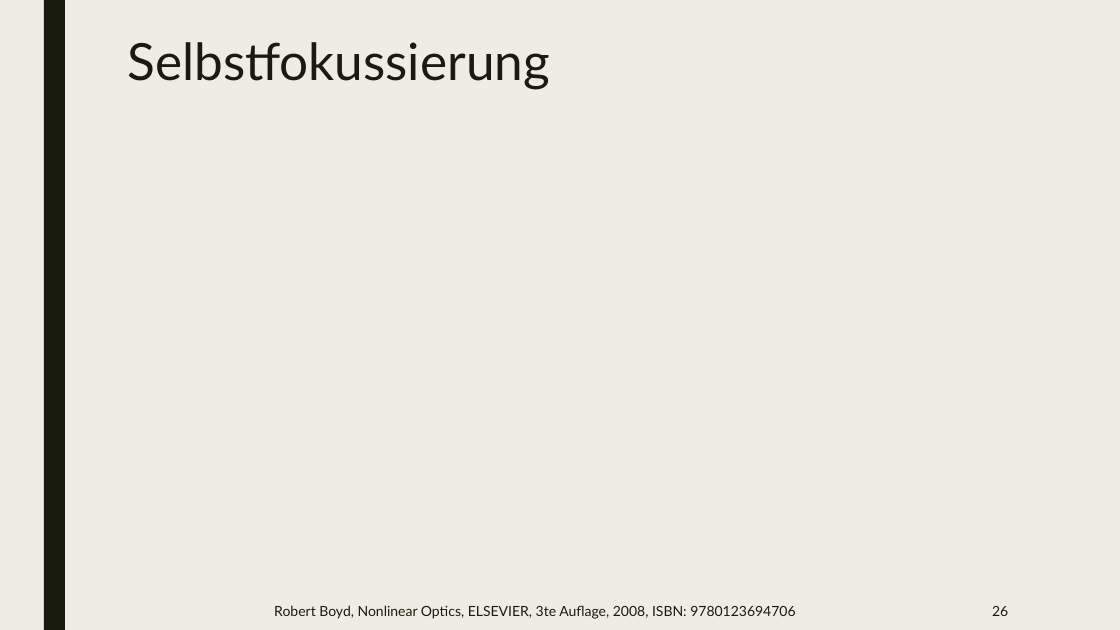
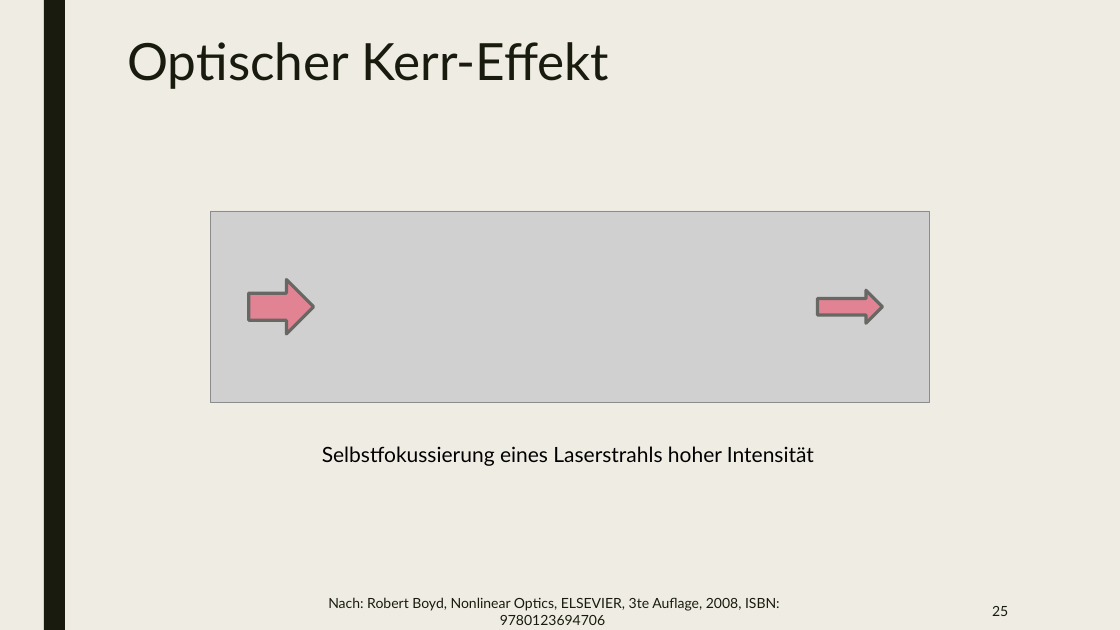
Before and after one commit to beckstev/presentations, a slide deck: slide 25 of nonlinear_optics/non_linear_optics.pptx (slide 26 before the commit). Drawn at 1120x630 pixels with LibreOffice and Linux fonts; fonts in the diff are those of the drawing; grey boxes stand for pictures. Boxes give left, top, right and bottom in pixels: in the first picture for what was removed or moved away, otherwise in the second. Text is boxed around its words. In the diff, an @@ line names an element or a change of style, - is before the commit and + after.

Commit message:
updated non_linear_optics

```diff
--- a/nonlinear_optics/non_linear_optics.pptx
+++ b/nonlinear_optics/non_linear_optics.pptx
@@ title at (127,42,609,89): text changed @@
-Selbstfokussierung
+Optischer Kerr-Effekt
@@ picture added at (211,211,930,402) @@
@@ right arrow added at (249,280,313,334), fill #E28394, outline #686863 2.75 pt @@
@@ picture added at (534,280,607,329) @@
@@ right arrow added at (818,291,882,323), fill #E28394, outline #686863 2.75 pt @@
@@ text added at (322,446,814,466), 18 pt, text #000000 @@
+Selbstfokussierung eines Laserstrahls hoher Intensität
@@ text at (328,597,780,625): text changed @@
-Robert Boyd, Nonlinear Optics, ELSEVIER, 3te Auflage, 2008, ISBN: 9780123694706
+Nach: Robert Boyd, Nonlinear Optics, ELSEVIER, 3te Auflage, 2008, ISBN: 9780123694706
@@ page number at (992,606,1008,616): text changed @@
-26
+25
```
Also in this commit, not shown: 23 other slides changed, 15 slides added, 3 slides removed, 1 other file.
